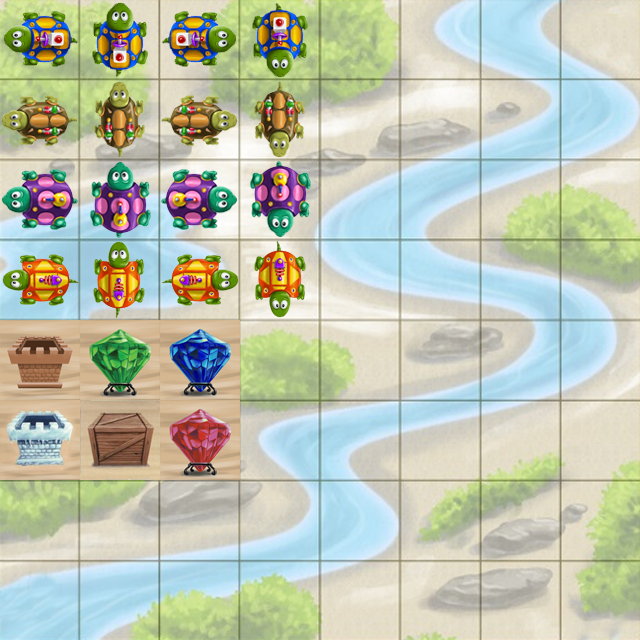
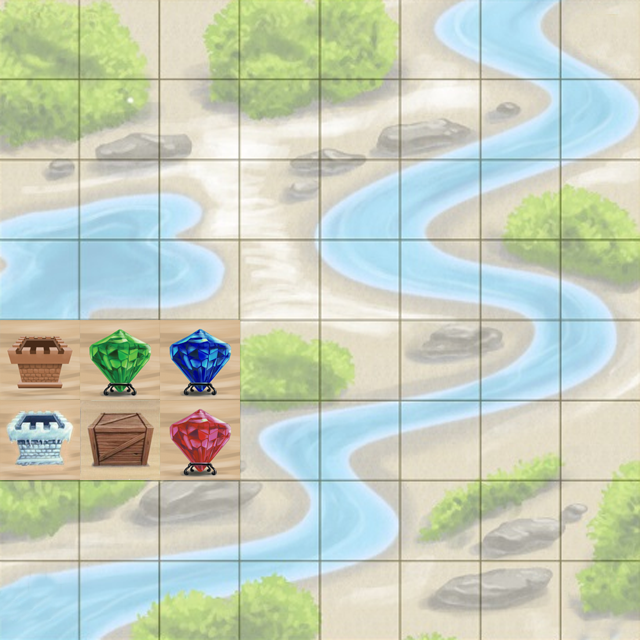
Two versions of the same layered image (640px x 640px). Layer-by-layer changes:
hid group "Bleu" (4 layers) over [3, 2, 308, 78]
hid group "Vert" (4 layers) over [2, 81, 305, 158]
hid group "Violet" (4 layers) over [1, 161, 311, 238]
hid group "Rouge" (4 layers) over [2, 241, 306, 318]
